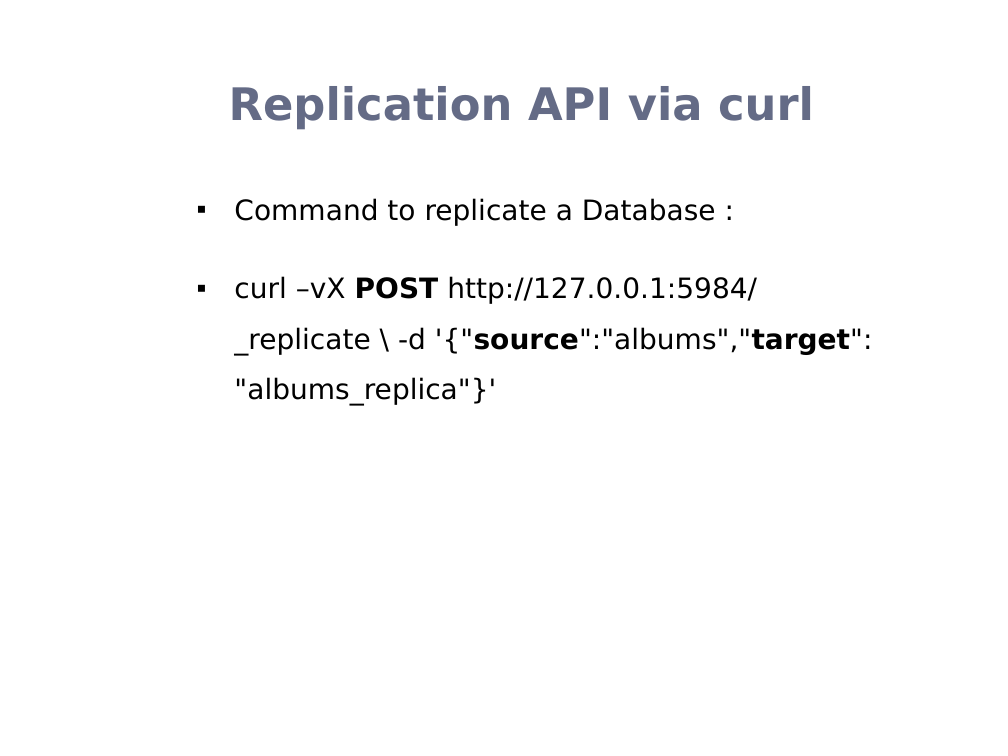
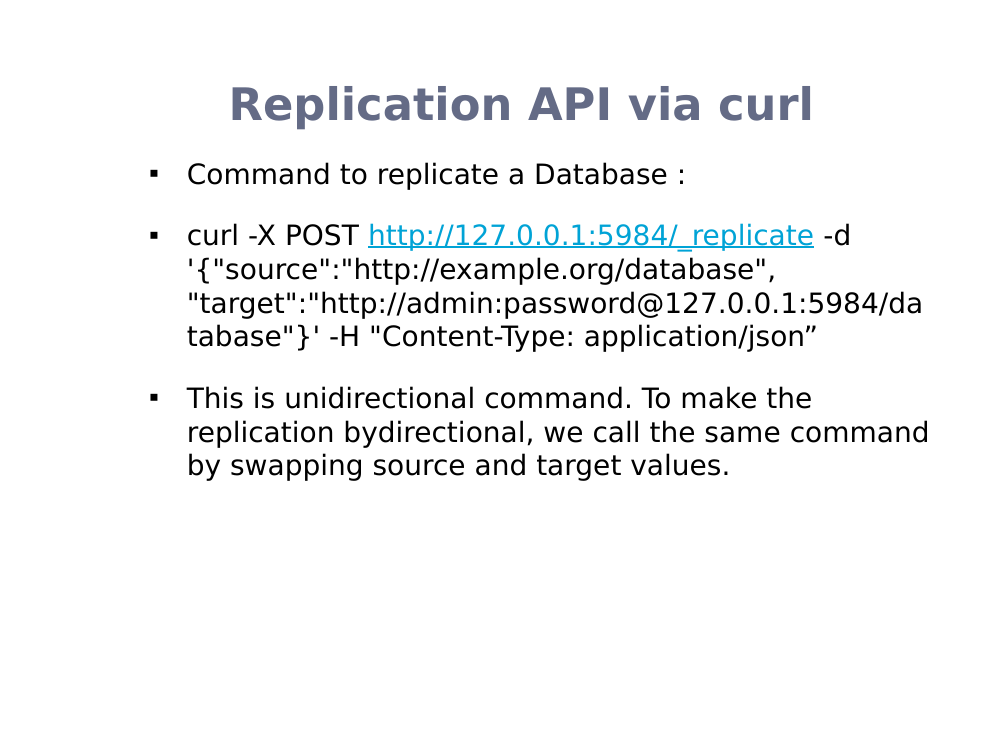
Before and after one commit to rohanz1993/Team_9_Heroku_Shopping_Cart_-_AWS_NoSQL_Service, a slide deck: slide 15 of Donita/CouchDB.pptx (slide 12 before the commit). Drawn at 1008x756 pixels with LibreOffice and Linux fonts; fonts in the diff are those of the drawing; background and template pictures are left out. Boxes give left, top, right and bottom in pixels: in the first picture for what was removed or moved away, otherwise in the second. Text is boxed around its words. In the diff, an @@ line names an element or a change of style, - is before the commit and + after.

Commit message:
presentation update

```diff
--- a/Donita/CouchDB.pptx
+++ b/Donita/CouchDB.pptx
@@ text "Command to replicate a Database ...": place and size @@
-text "Command to replicate a Database ..." at (234, 198, 873, 406)
+text "Command to replicate a Database ..." at (187, 162, 930, 481)
@@ text at (187, 223, 930, 481): text changed @@
-▪ curl –vX POST http://127.0.0.1:5984/ _replicate \ -d '{"source":"albums","target": "albums_replica"}'
+▪ curl -X POST http://127.0.0.1:5984/_replicate -d '{"source":"http://example.org/database", "target":"http://admin:password@127.0.0.1:5984/database"}' -H "Content-Type: application/json”
+▪ This is unidirectional command. To make the replication bydirectional, we call the same command by swapping source and target values.
```
Also in this commit, not shown: 7 slides added, 1 slide removed, 1 other file.
